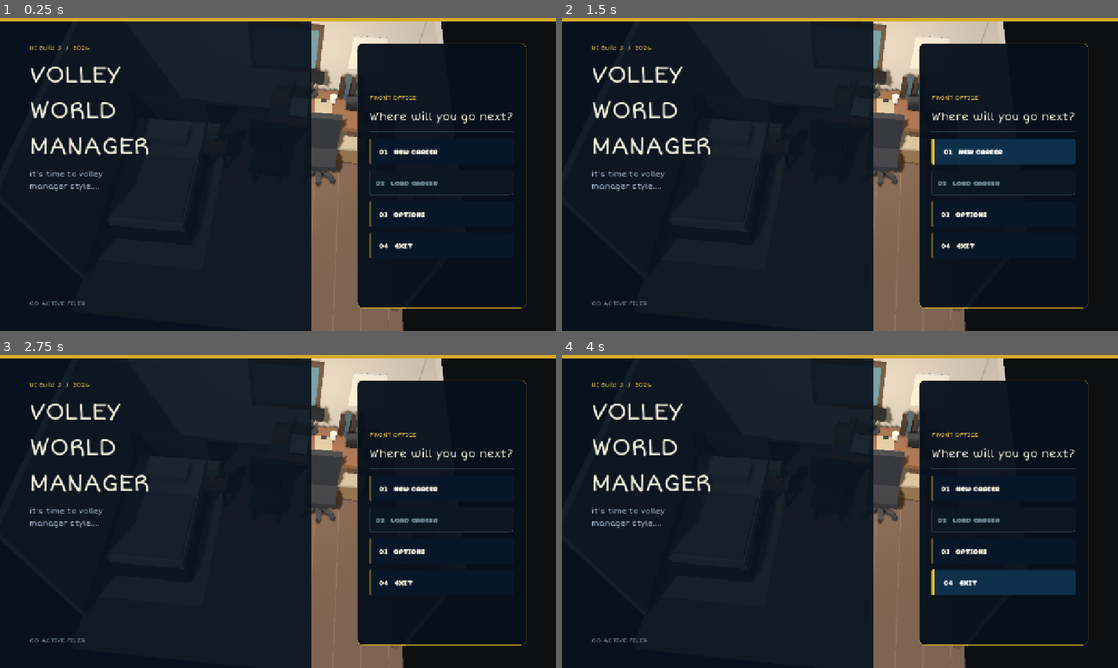
Above: before the commit, frames 1-4 (two rows, left to right).
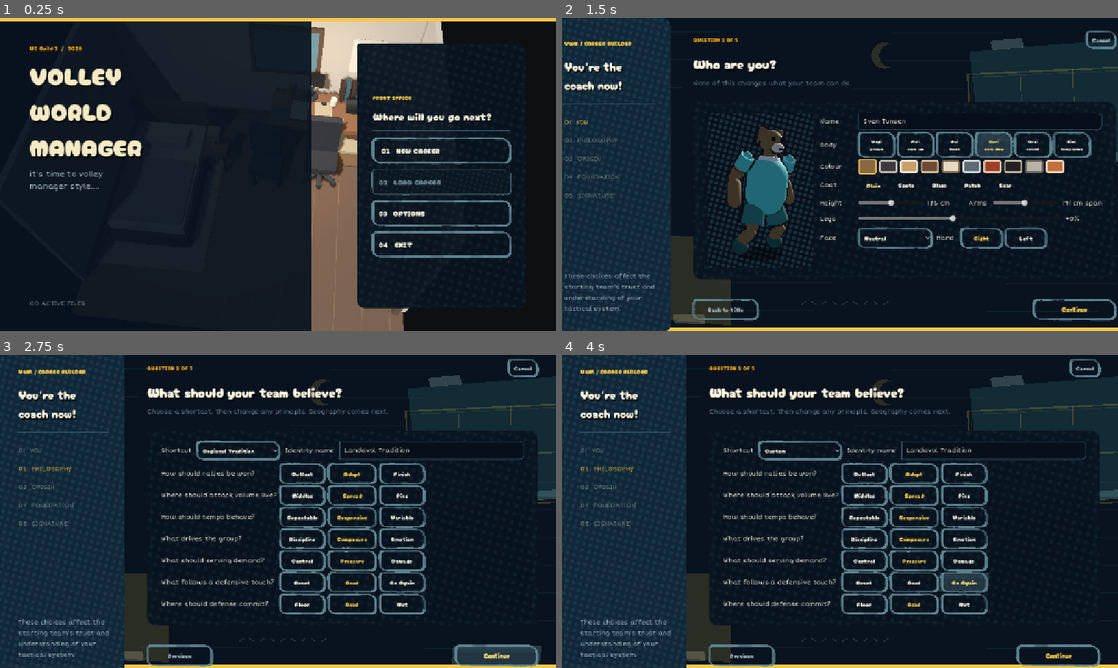
Above: after the commit, the same moments.

Repository: iracarranza/volley-world-manager
Game: Godot game, scene res://scenes/application.tscn
Two runs of this game, one before a commit and one after it. Both use one fixed random seed, a clock stepped at 60 frames per second and the inputs below.
Inputs (mouse positions are in pixels of both pictures, inside the frame that each line leads up to):
- Up to frame 1 (0.25 s): no input
- Up to frame 2 (1.5 s): click "01 NEW CAREER" at 0.5 s; click (1001, 152) at 1.25 s, where only the run before the commit has a clickable "01 NEW CAREER"
- Up to frame 3 (2.75 s): click (511, 646) at 2 s, where only the run after the commit has a clickable "Continue"
- Up to frame 4 (4 s): click (962, 583) at 2.75 s, where only the run after the commit has a clickable "Go Again"; click (962, 583) at 3.5 s, where only the run after the commit has a clickable "Go Again"

The runs differ from the first frame. In frame 1, 7.7% of the frame differs, in the area x 0-100%, y 0-100%; in frame 2, 42%; in frame 3, 41%; in frame 4, 41%.
Error before the commit: Parse Error: Too many arguments for "present()" call. Expected at most 1 but received 3. (res://scenes/application.gd:187)

Commit message:
Host ordinary workspaces below persistent navigation

Diff:
--- a/scenes/application.gd
+++ b/scenes/application.gd
@@ -22,6 +22,7 @@
 @onready var office_shell: CanonicalOfficeShell = %OfficeShell
 @onready var title_screen: VolleyballTitleScreen = %TitleScreen
 @onready var new_career_screen: VolleyballNewCareerScreen = %NewCareerScreen
+@onready var career_workspace_host: Control = %CareerWorkspaceHost
 @onready var journal: VolleyballJournalScreen = %Journal
 @onready var match_center: Control = %MatchCenter
 @onready var career_navigation: CareerNavigation = %CareerNavigation
@@ -130,18 +131,19 @@
 	if _lock_in_screen != null:
 		return
 	_lock_in_screen = LockInScreenScript.new()
-	_adopt_screen(_lock_in_screen)
+	_adopt_screen(_lock_in_screen, false)
 	_lock_in_screen.bind(CareerManager, get_node("/root/GameManager"))
 	_lock_in_screen.cancelled.connect(_show_journal)
 	_lock_in_screen.confirmed.connect(_show_match)
 
 
-func _adopt_screen(screen: Control) -> void:
+func _adopt_screen(screen: Control, ordinary_workspace := true) -> void:
+	screen.visible = false
+	var host: Control = career_workspace_host if ordinary_workspace else self
+	host.add_child(screen)
 	screen.set_anchors_and_offsets_preset(Control.PRESET_FULL_RECT)
-	screen.visible = false
-	add_child(screen)
-	# Lazy screens are appended after the persistent navigation node. Keep the
-	# navigation above ordinary content, and the wipe above both.
+	# Global navigation and transition chrome are Application-owned layers. Lazy
+	# screens can be created in any order without becoming accidental top layers.
 	if career_navigation != null and career_navigation.is_inside_tree():
 		move_child(career_navigation, -1)
 	if _wipe != null and _wipe.is_inside_tree():
@@ -184,21 +186,21 @@
 
 func _sync_career_navigation(screen: Control) -> void:
 	if _desk_screen != null and screen == _desk_screen:
-		career_navigation.present(&"desk", screen, true)
+		career_navigation.present(&"desk")
 	elif screen == journal:
-		career_navigation.present(&"journal", screen)
+		career_navigation.present(&"journal")
 	elif _schedule_screen != null and screen == _schedule_screen:
-		career_navigation.present(&"calendar", screen)
+		career_navigation.present(&"calendar")
 	elif _training_screen != null and screen == _training_screen:
-		career_navigation.present(&"training", screen)
+		career_navigation.present(&"training")
 	elif _scouting_screen != null and screen == _scouting_screen:
-		career_navigation.present(&"scouting", screen)
+		career_navigation.present(&"scouting")
 	elif _accommodation_screen != null and screen == _accommodation_screen:
-		career_navigation.present(&"housing", screen)
+		career_navigation.present(&"housing")
 	elif _kitchen_screen != null and screen == _kitchen_screen:
-		career_navigation.present(&"kitchen", screen)
+		career_navigation.present(&"kitchen")
 	elif _encyclopedia_screen != null and screen == _encyclopedia_screen:
-		career_navigation.present(&"encyclopedia", screen)
+		career_navigation.present(&"encyclopedia")
 	else:
 		# Title, New Career, Lock-In and Match are not ordinary workspaces.
 		career_navigation.clear()
@@ -266,7 +268,7 @@
 
 
 func _apply_journal_vocabulary() -> void:
-	# `Home` is an old implementation name. The Journal's first page is the
+	# `Home` is an old implementation id. The Journal's first page is the
 	# manager's current working record; career home is the physical Desk.
 	var sections := journal.get_node_or_null("%Sections") as TabContainer
 	if sections != null and sections.get_tab_count() > 0:
@@ -286,7 +288,7 @@
 	if _desk_screen != null:
 		return
 	_desk_screen = DeskScreenScript.new()
-	_adopt_screen(_desk_screen)
+	_adopt_screen(_desk_screen, false)
 	_desk_screen.opened.connect(_desk_opened)
 
 
